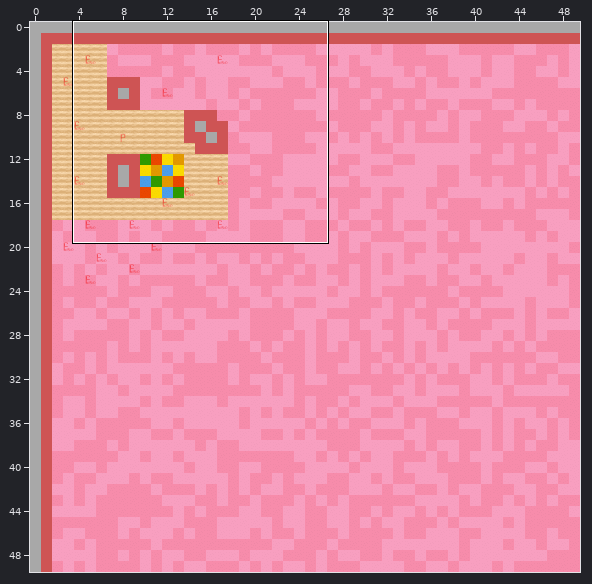
Tiled map: assets/map.tmx. Above, an overview of the earlier version with the close-up marked.
Close-up. Earlier state:
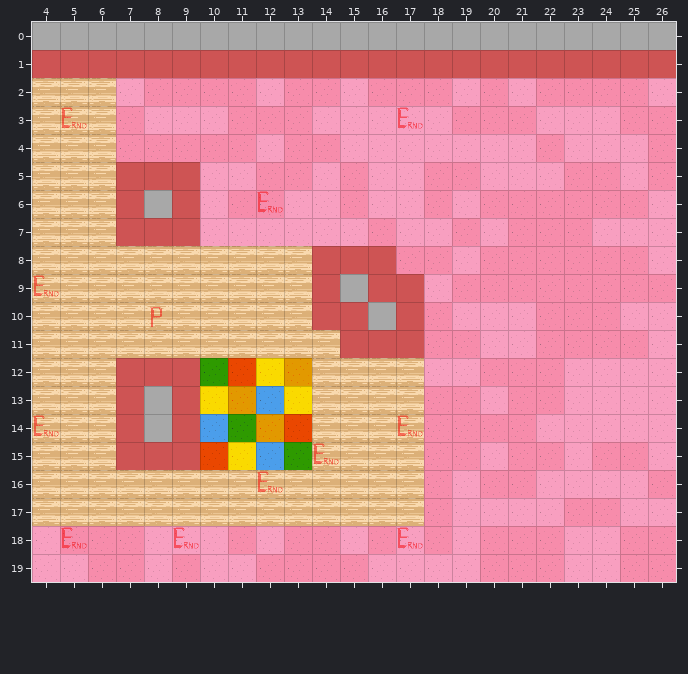
Cells are 40x40 px. Shown: x 4..26, y 0..19. Tiles whose own drawing changed are shown in their newer look in all pictures.
After:
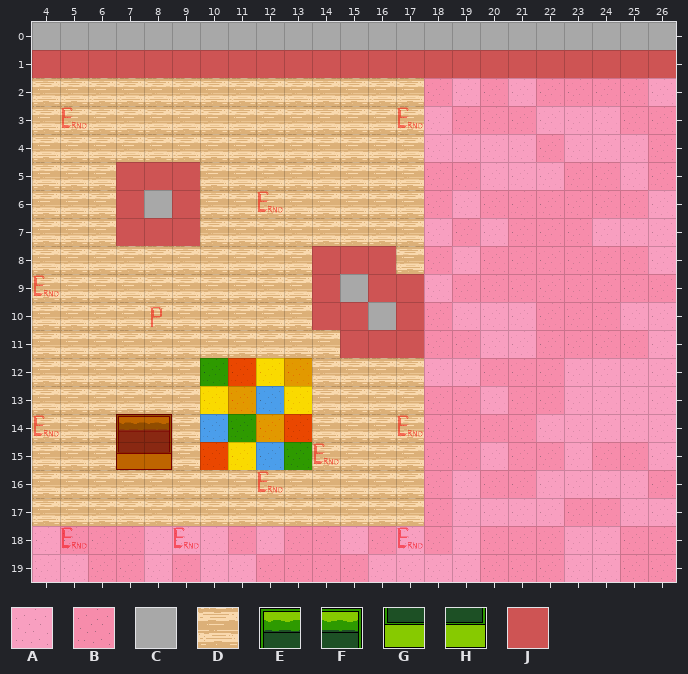
Key: from "tiles": A 0, B 1, C 2, D 10, E 31, F 32, G 41, H 42, J 99.
_ is an empty cell.
Tiles replaced or removed in this view: A, B, C, J.
See-through tiles are keyed as they look on the map.
Difference:
Changed rows in their new state; . is an unchanged cell.
Layer "Background":
first column x 7:
 2 DDDDDDDDDDD
 3 DDDDDDDDDDD
 4 DDDDDDDDDDD
 5 ...DDDDDDDD
 6 ...DDDDDDDD
 7 ...DDDDDDDD
 8 ..........D
first column x 7:
12 DDD
13 DDD
14 ..D
15 ..D
Layer "Walls":
first column x 7:
12 ___
13 ___
14 EF_
15 GH_
Layer "Events":
first column x 7:
12 ___
13 _._
14 .J_
15 .._
Pixel boxes of the changes (left, top, right, bottom) in both close-ups:
changed: (116, 78, 424, 274)
changed: (116, 358, 200, 470)
